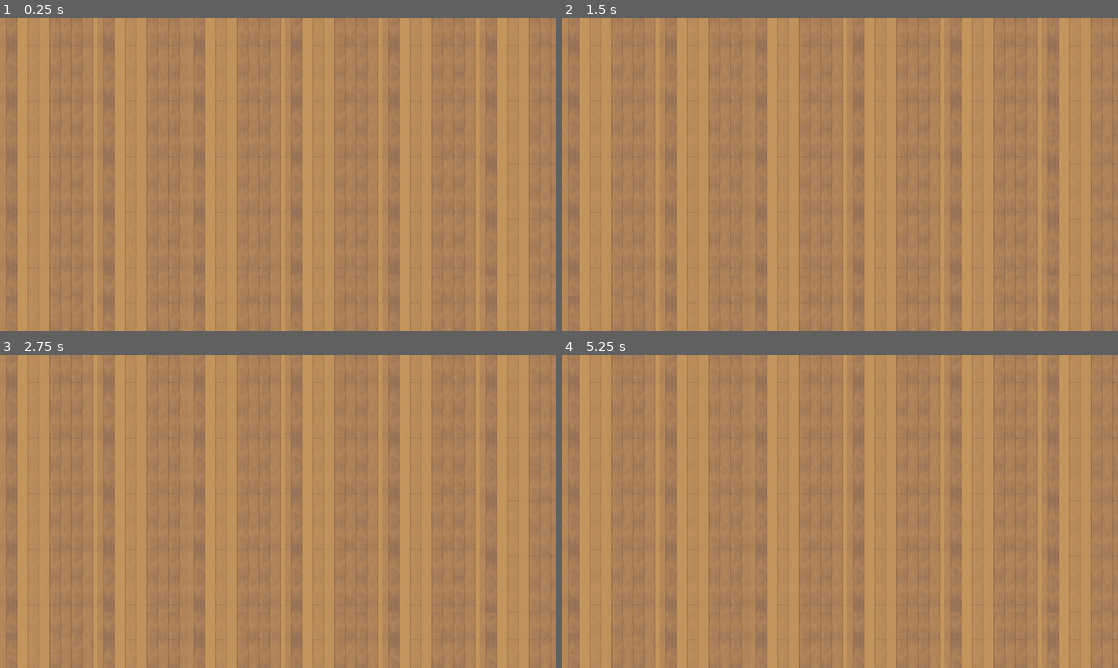
Above: before the commit, frames 1-4 (two rows, left to right).
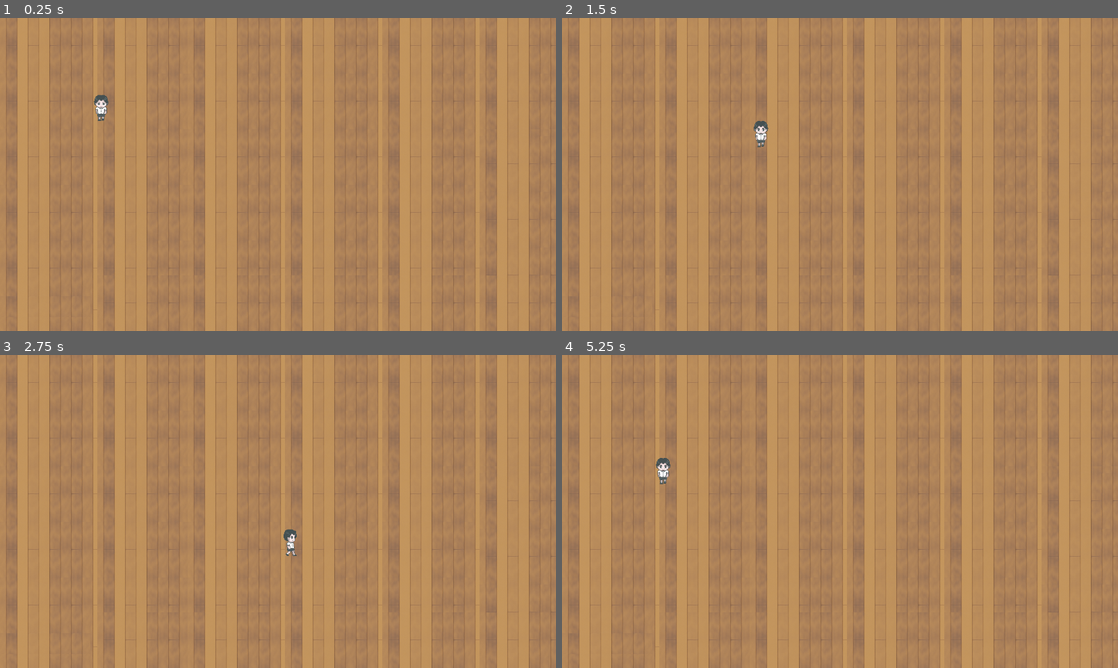
Above: after the commit, the same moments.

Repository: optimus1977/Find_Components
Game: Godot game, scene res://scenes/level_1.tscn
Two runs of this game, one before a commit and one after it. Both use one fixed random seed, a clock stepped at 60 frames per second and the inputs below.
Inputs:
- Up to frame 1 (0.25 s): no input
- Up to frame 2 (1.5 s): tap Enter at 0.5 s; hold D (right, bound only after the commit) 0.53-1.28 s; hold S (down, bound only after the commit) from 1.28 s (still down)
- Up to frame 3 (2.75 s): release S (down, bound only after the commit) at 2.03 s; hold D (right, bound only after the commit) from 2.03 s (still down)
- Up to frame 4 (5.25 s): release D (right, bound only after the commit) at 2.78 s; hold W (up, bound only after the commit) 2.78-3.53 s; hold A (left, bound only after the commit) 3.53-5.03 s; hold S (down, bound only after the commit) from 5.03 s (still down)

The runs differ from the first frame. In frame 1, 0.2% of the frame differs, in the area x 16-20%, y 24-33%; in frame 2, 0.2%; in frame 3, 0.1%; in frame 4, 0.2%.

Commit message:
Player Update
Move and animation for player

Diff:
--- a/project.godot
+++ b/project.godot
@@ -24,6 +24,33 @@
 window/stretch/aspect="expand"
 window/vsync/vsync_mode=0
 
+[input]
+
+up={
+"deadzone": 0.5,
+"events": [Object(InputEventKey,"resource_local_to_scene":false,"resource_name":"","device":-1,"window_id":0,"alt_pressed":false,"shift_pressed":false,"ctrl_pressed":false,"meta_pressed":false,"pressed":false,"keycode":0,"physical_keycode":87,"key_label":0,"unicode":119,"echo":false,"script":null)
+, Object(InputEventKey,"resource_local_to_scene":false,"resource_name":"","device":-1,"window_id":0,"alt_pressed":false,"shift_pressed":false,"ctrl_pressed":false,"meta_pressed":false,"pressed":false,"keycode":0,"physical_keycode":4194320,"key_label":0,"unicode":0,"echo":false,"script":null)
+]
+}
+right={
+"deadzone": 0.5,
+"events": [Object(InputEventKey,"resource_local_to_scene":false,"resource_name":"","device":-1,"window_id":0,"alt_pressed":false,"shift_pressed":false,"ctrl_pressed":false,"meta_pressed":false,"pressed":false,"keycode":0,"physical_keycode":68,"key_label":0,"unicode":100,"echo":false,"script":null)
+, Object(InputEventKey,"resource_local_to_scene":false,"resource_name":"","device":-1,"window_id":0,"alt_pressed":false,"shift_pressed":false,"ctrl_pressed":false,"meta_pressed":false,"pressed":false,"keycode":0,"physical_keycode":4194321,"key_label":0,"unicode":0,"echo":false,"script":null)
+]
+}
+down={
+"deadzone": 0.5,
+"events": [Object(InputEventKey,"resource_local_to_scene":false,"resource_name":"","device":-1,"window_id":0,"alt_pressed":false,"shift_pressed":false,"ctrl_pressed":false,"meta_pressed":false,"pressed":false,"keycode":0,"physical_keycode":83,"key_label":0,"unicode":115,"echo":false,"script":null)
+, Object(InputEventKey,"resource_local_to_scene":false,"resource_name":"","device":-1,"window_id":0,"alt_pressed":false,"shift_pressed":false,"ctrl_pressed":false,"meta_pressed":false,"pressed":false,"keycode":0,"physical_keycode":4194322,"key_label":0,"unicode":0,"echo":false,"script":null)
+]
+}
+left={
+"deadzone": 0.5,
+"events": [Object(InputEventKey,"resource_local_to_scene":false,"resource_name":"","device":-1,"window_id":0,"alt_pressed":false,"shift_pressed":false,"ctrl_pressed":false,"meta_pressed":false,"pressed":false,"keycode":0,"physical_keycode":65,"key_label":0,"unicode":97,"echo":false,"script":null)
+, Object(InputEventKey,"resource_local_to_scene":false,"resource_name":"","device":-1,"window_id":0,"alt_pressed":false,"shift_pressed":false,"ctrl_pressed":false,"meta_pressed":false,"pressed":false,"keycode":0,"physical_keycode":4194319,"key_label":0,"unicode":0,"echo":false,"script":null)
+]
+}
+
 [input_devices]
 
 pointing/emulate_touch_from_mouse=true
--- a/scenes/level_1.tscn
+++ b/scenes/level_1.tscn
@@ -1,6 +1,7 @@
-[gd_scene load_steps=4 format=3 uid="uid://cl8fpcykyyyhm"]
+[gd_scene load_steps=5 format=3 uid="uid://cl8fpcykyyyhm"]
 
 [ext_resource type="Texture2D" uid="uid://4q77aqcqdis8" path="res://assests/strokespritesheet20121.png" id="1_yhthd"]
+[ext_resource type="PackedScene" uid="uid://dp1k1ittgposc" path="res://scenes/player.tscn" id="2_qe0o5"]
 
 [sub_resource type="TileSetAtlasSource" id="TileSetAtlasSource_fv4bg"]
 texture = ExtResource("1_yhthd")
@@ -1611,3 +1612,6 @@
 format = 2
 layer_0/name = "Ground"
 layer_0/tile_data = PackedInt32Array(-1, 1835008, 3, 65535, 1835008, 4, 131071, 1835008, 5, 196607, 1835008, 6, 262143, …(82922 unchanged characters)…
+
+[node name="Player" parent="." instance=ExtResource("2_qe0o5")]
+position = Vector2(233, 205)
--- a/scenes/player.tscn
+++ b/scenes/player.tscn
@@ -1,6 +1,7 @@
-[gd_scene load_steps=17 format=3 uid="uid://dp1k1ittgposc"]
+[gd_scene load_steps=18 format=3 uid="uid://dp1k1ittgposc"]
 
 [ext_resource type="Texture2D" uid="uid://db6n7sb8k75lo" path="res://assests/player/$ limp.png" id="1_l6s5g"]
+[ext_resource type="Script" path="res://scripts/player.gd" id="1_w0h7e"]
 
 [sub_resource type="AtlasTexture" id="AtlasTexture_b5w1l"]
 atlas = ExtResource("1_l6s5g")
@@ -125,11 +126,11 @@
 size = Vector2(29, 56)
 
 [node name="Player" type="CharacterBody2D"]
+script = ExtResource("1_w0h7e")
 
 [node name="AnimatedSprite2D" type="AnimatedSprite2D" parent="."]
 sprite_frames = SubResource("SpriteFrames_0rhjp")
 animation = &"move_down"
-frame_progress = 0.695067
 
 [node name="CollisionShape2D" type="CollisionShape2D" parent="."]
 position = Vector2(0.5, 1)
--- /dev/null
+++ b/scripts/player.gd
@@ -0,0 +1,36 @@
+extends CharacterBody2D
+
+
+const speed = 300.0
+var player_state
+
+# Get the gravity from the project settings to be synced with RigidBody nodes.
+var gravity = ProjectSettings.get_setting("physics/2d/default_gravity")
+
+
+func _physics_process(delta):
+	#move player
+	var direction = Input.get_vector("left", "right", "up", "down")
+
+	if direction.x == 0 and direction.y == 0:
+		player_state = "idle"
+	elif direction.x != 0 or direction.y != 0:
+		player_state = "walking"
+
+	velocity = direction * speed
+	move_and_slide()
+	#play the correct animation
+	play_anim(direction)
+
+func play_anim(dir):
+	if player_state == "idle":
+		$AnimatedSprite2D.play("idle")
+	if player_state == "walking":
+		if dir.y == -1:
+			$AnimatedSprite2D.play("move_up")
+		if dir.x == 1:
+			$AnimatedSprite2D.play("move_right")
+		if dir.y == 1:
+			$AnimatedSprite2D.play("move_down")
+		if dir.x == -1:
+			$AnimatedSprite2D.play("move_left")
